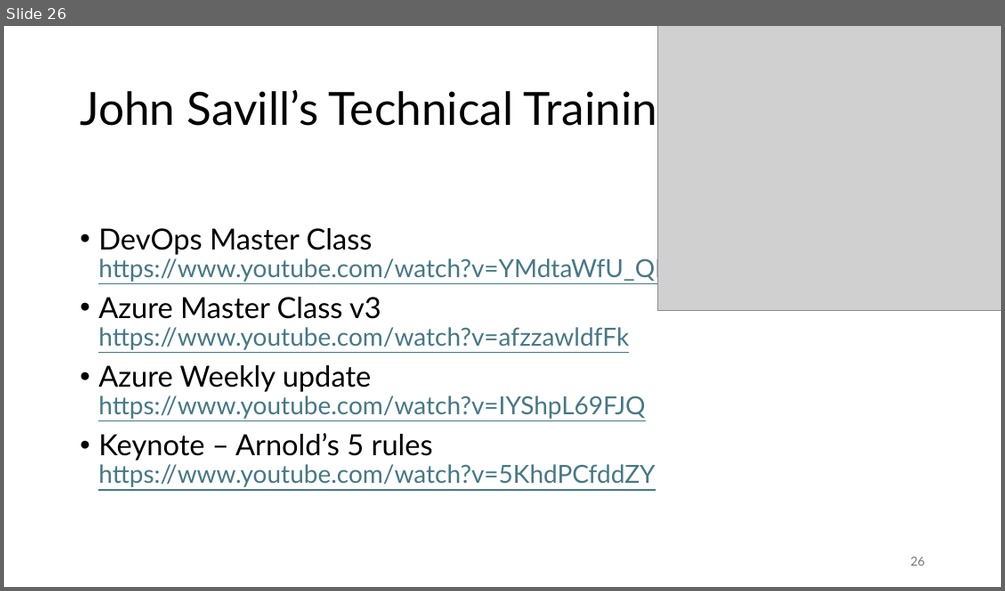
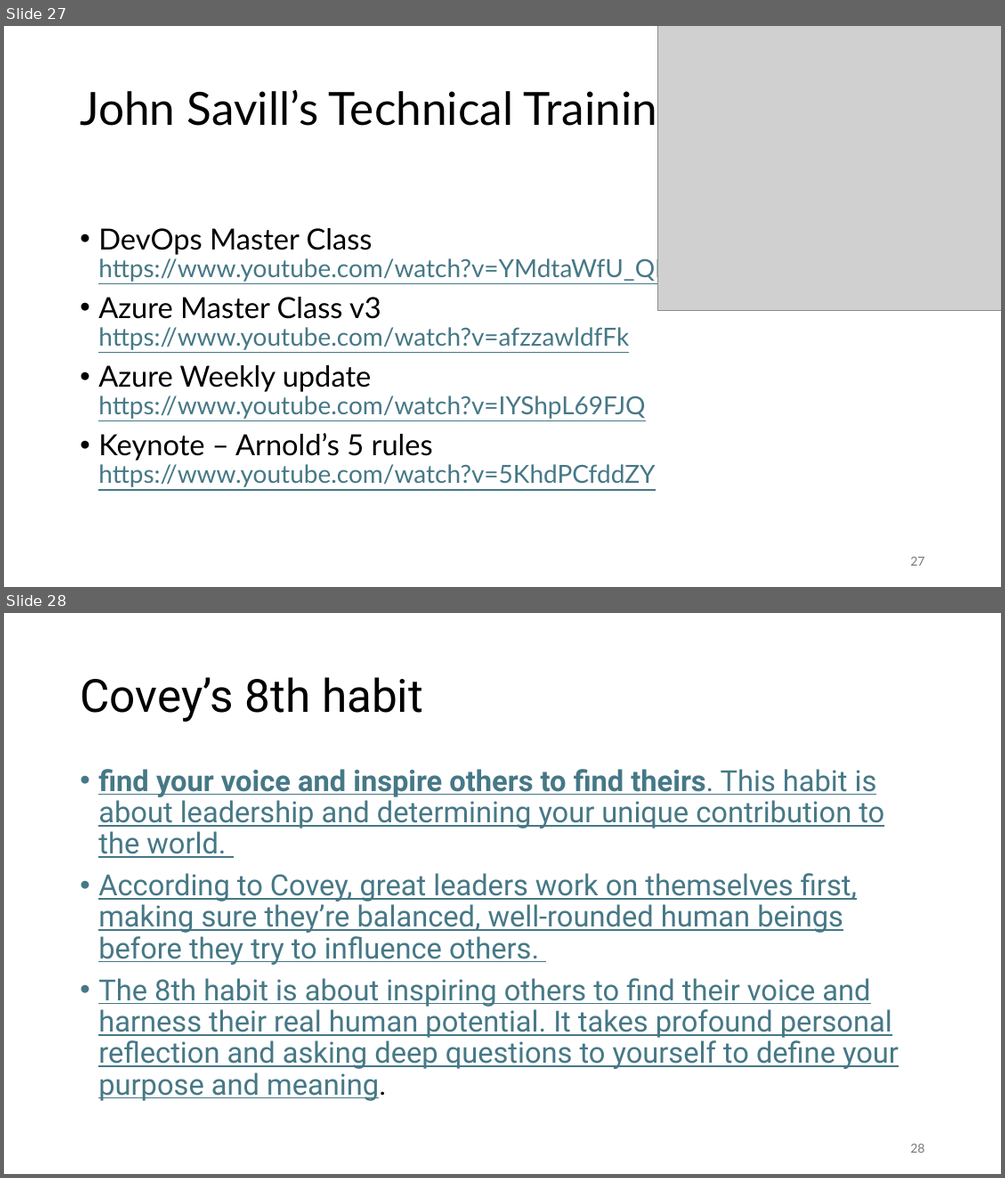
Before and after one commit to dan-pi/presentations, a slide deck: Dan’s Certification Journey - Part 1.pptx. Shown one above the other, each under a label of ours: slide 26 before the commit, slides 27 and 28 after it. The pictures are 1005x591 and 1005x1178 pixels, drawn with LibreOffice and Linux fonts; fonts in the diff are those of the drawing; grey boxes stand for pictures. Boxes give left, top, right and bottom in pixels: in the first picture for what was removed or moved away, otherwise in the second. Text is boxed around its words. In the diff, an @@ line names an element or a change of style, - is before the commit and + after.

```diff
--- a/Dan’s Certification Journey - Part 1.pptx
+++ b/Dan’s Certification Journey - Part 1.pptx
@@ slide 28 added at (4,613,1001,1174), background #FFFFFF @@
@@ title added at (80,677,423,722), 44 pt, text #000000 @@
+Covey’s 8th habit
@@ text added at (98,769,898,1101), 28 pt, text #467886, underline @@
+• find your voice and inspire others to find theirs. This habit is about leadership and determining your unique contribution to the world.
+• According to Covey, great leaders work on themselves first, making sure they’re balanced, well-rounded human beings before they try to influence others.
+• The 8th habit is about inspiring others to find their voice and harness their real human potential. It takes profound personal reflection and asking deep questions to yourself to define your purpose and meaning.
@@ page number added at (910,1143,924,1152), 12 pt, text #797979 @@
+28
@@ what was slide 26 is now slide 27 @@
@@ page number at (910,556,924,565): text changed @@
-26
+27
```
Also in this commit, not shown: 3 slides changed, 1 other slide added.
